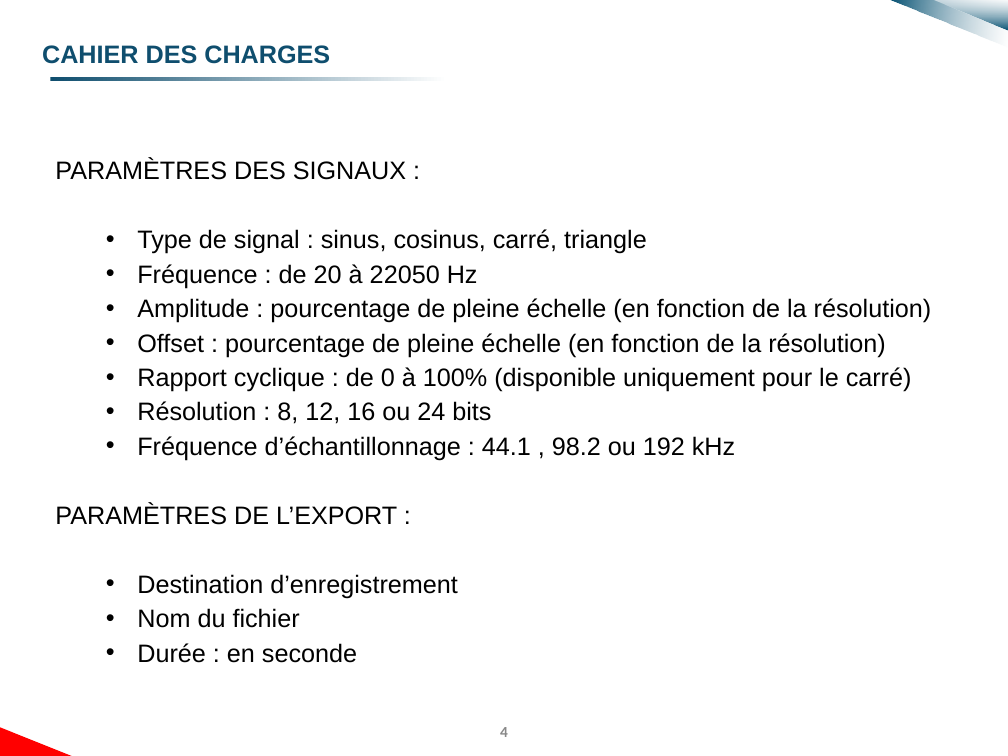
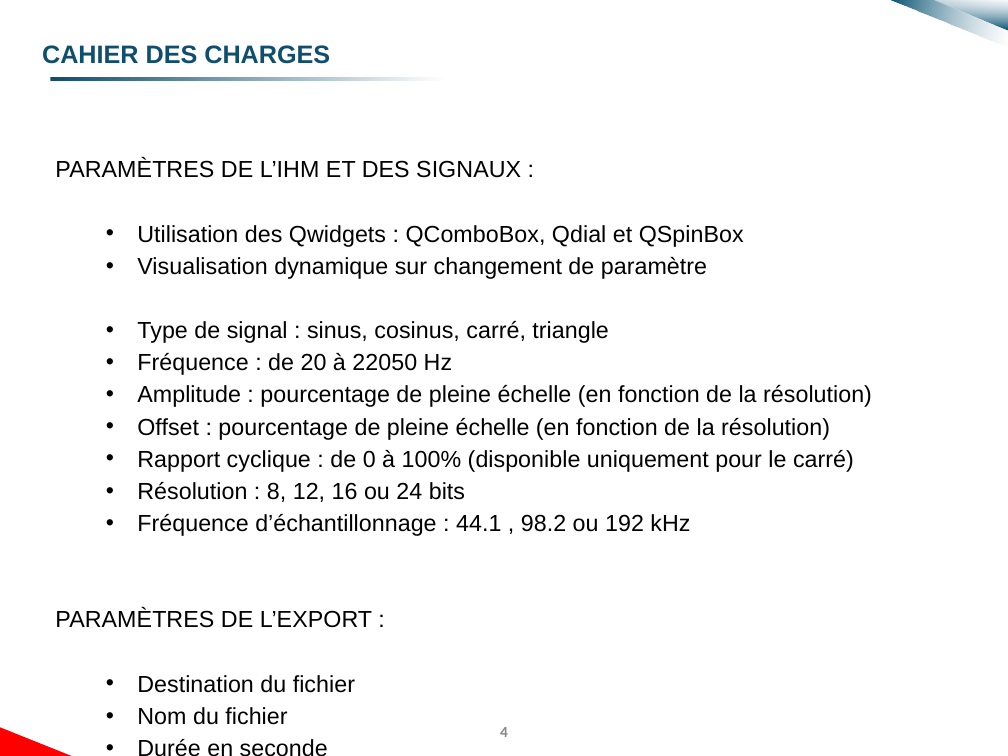
Before and after one commit to Nakio195/GBF_Project, a slide deck: slide 4 of Docs/Rendus/Rendu 3/Rendu 3.pptx. Drawn at 1008x756 pixels with LibreOffice and Linux fonts; fonts in the diff are those of the drawing; background and template pictures are left out. Boxes give left, top, right and bottom in pixels: in the first picture for what was removed or moved away, otherwise in the second. Text is boxed around its words. In the diff, an @@ line names an element or a change of style, - is before the commit and + after.

```diff
--- a/Docs/Rendus/Rendu 3/Rendu 3.pptx
+++ b/Docs/Rendus/Rendu 3/Rendu 3.pptx
@@ text at [55,159,744,279]: text changed; size 18 to 16.6 pt @@
-PARAMÈTRES DES SIGNAUX :
+PARAMÈTRES DE L’IHM ET DES SIGNAUX :
+  • Utilisation des Qwidgets : QComboBox, Qdial et QSpinBox
+  • Visualisation dynamique sur changement de paramètre
@@ text at [55,321,872,628]: size 18 to 16.6 pt in "Type de signal : sinus, cosinus, carré, ...", "Fréquence : de 20 à 22050 Hz", "Amplitude : pourcentage de pleine échelle (en ...", "Offset : pourcentage de pleine échelle (en ..." and 5 more places @@
@@ text at [137,643,357,663]: text changed; size 18 to 16.6 pt @@
-  • Durée : en seconde
+  • Durée en seconde
@@ text at [137,675,355,693]: text changed; size 18 to 16.6 pt @@
-  • Destination d’enregistrement
+  • Destination du fichier
```
Also in this commit, not shown: 9 other slides changed, 4 slides added.
